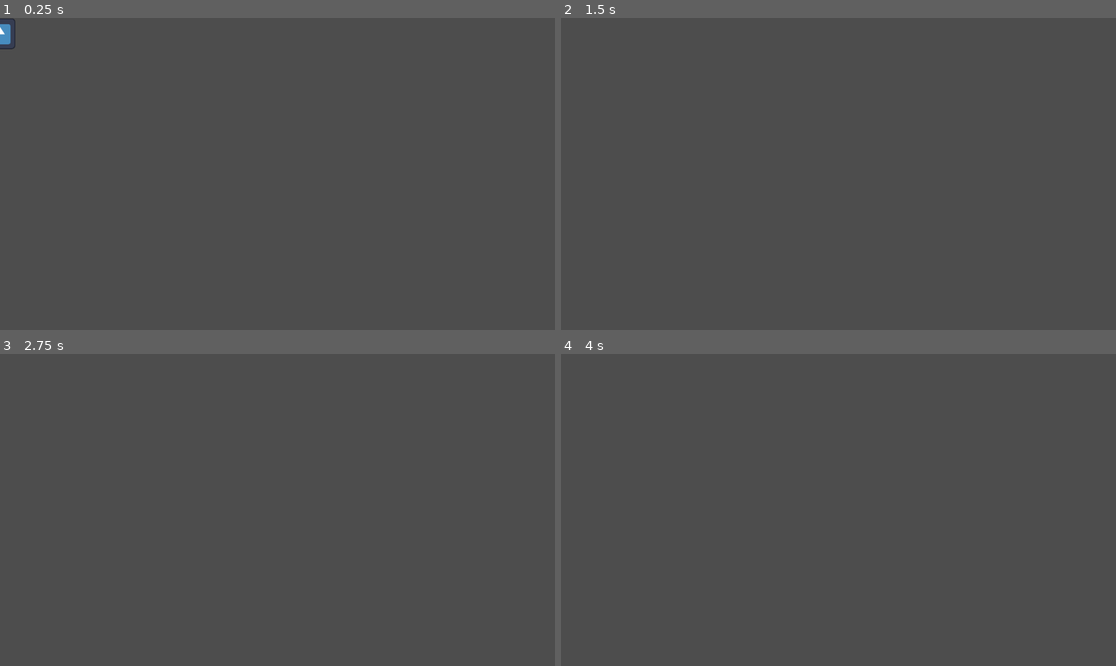
Above: before the commit, frames 1-4 (two rows, left to right).
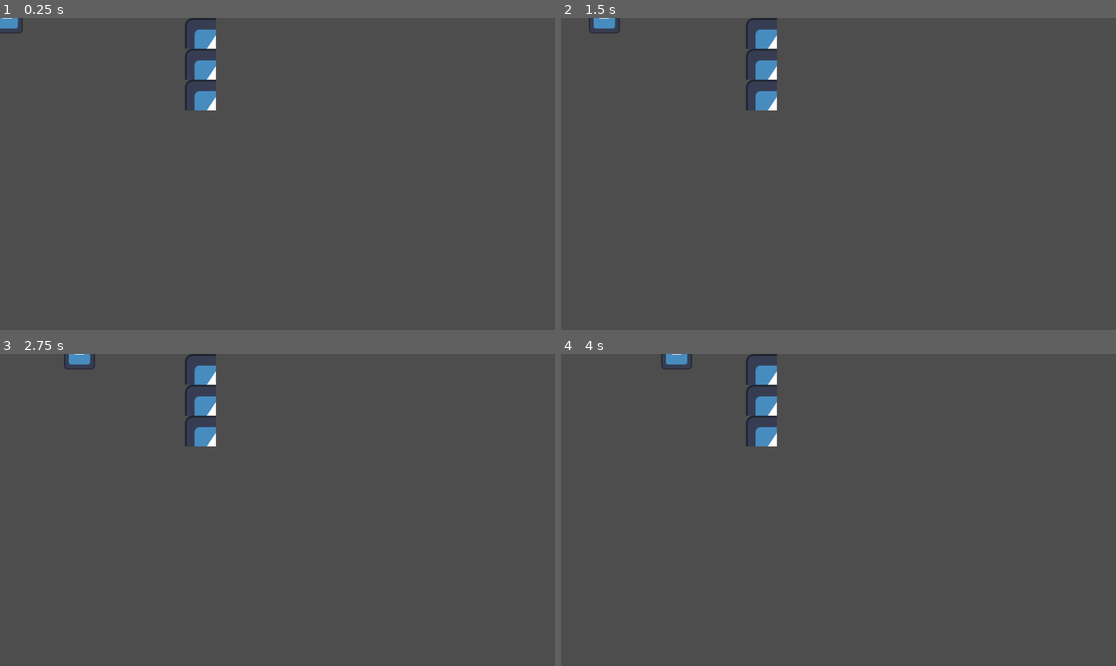
Above: after the commit, the same moments.

Repository: Will-Cupa/curvy-blast
Game: Godot game, scene res://scenes/tutoriel.tscn
Two runs of this game, one before a commit and one after it. Both use one fixed random seed, a clock stepped at 60 frames per second and the inputs below. Before the commit the project starts from res://scenes/player.tscn. The engine's default icon, where the game draws it, is replaced by a stand-in: a white triangle on a blue panel in a dark square.
Inputs:
- Up to frame 1 (0.25 s): no input
- Up to frame 2 (1.5 s): tap Enter (ui_accept) at 0.5, 0.6, 0.77, 1.07, 1.35 s; hold Right (ui_right) from 0.53 s (still down)
- Up to frame 3 (2.75 s): tap Enter (ui_accept) at 1.52, 1.82, 2.1 s; release Right (ui_right) at 2.03 s; hold Left (ui_left) from 2.03 s (still down)
- Up to frame 4 (4 s): release Left (ui_left) at 2.78 s; hold Right (ui_right) from 2.78 s (still down); tap Enter (ui_accept) at 2.85, 3.02, 3.32, 3.6, 3.77 s

The runs differ from the first frame. In frame 1, 1.1% of the frame differs, in the area x 0-39%, y 0-30%; in frame 2, 1.1%; in frame 3, 1.1%; in frame 4, 1.1%.

Commit message:
ajout du mouvement du perso

Diff:
--- a/curvy-blast-the-game/project.godot
+++ b/curvy-blast-the-game/project.godot
@@ -11,7 +11,7 @@
 [application]
 
 config/name="Curvy blast the game"
-run/main_scene="res://scenes/player.tscn"
+run/main_scene="res://scenes/tutoriel.tscn"
 config/features=PackedStringArray("4.2", "Forward Plus")
 config/icon="res://assets/icon.svg"
 
--- a/curvy-blast-the-game/scenes/player.tscn
+++ b/curvy-blast-the-game/scenes/player.tscn
@@ -1,7 +1,10 @@
-[gd_scene load_steps=3 format=3 uid="uid://cjyn8on0dme0a"]
+[gd_scene load_steps=4 format=3 uid="uid://cjyn8on0dme0a"]
 
 [ext_resource type="Script" path="res://scripts/player.gd" id="1_dt2iw"]
 [ext_resource type="Texture2D" uid="uid://b6tvn3hbwbx6f" path="res://assets/icon.svg" id="1_gky4p"]
+
+[sub_resource type="CircleShape2D" id="CircleShape2D_ib2r7"]
+radius = 32.0156
 
 [node name="CharacterBody2D" type="CharacterBody2D"]
 script = ExtResource("1_dt2iw")
@@ -13,3 +16,4 @@
 [node name="AnimatedSprite2D" type="AnimatedSprite2D" parent="."]
 
 [node name="CollisionShape2D" type="CollisionShape2D" parent="."]
+shape = SubResource("CircleShape2D_ib2r7")
--- a/curvy-blast-the-game/scenes/tutoriel.tscn
+++ b/curvy-blast-the-game/scenes/tutoriel.tscn
@@ -1,11 +1,37 @@
-[gd_scene load_steps=2 format=3 uid="uid://gdlet1u2gkvm"]
+[gd_scene load_steps=5 format=3 uid="uid://gdlet1u2gkvm"]
 
+[ext_resource type="Texture2D" uid="uid://b6tvn3hbwbx6f" path="res://assets/icon.svg" id="1_dnt8h"]
 [ext_resource type="PackedScene" uid="uid://cjyn8on0dme0a" path="res://scenes/player.tscn" id="1_qapnw"]
+
+[sub_resource type="TileSetAtlasSource" id="TileSetAtlasSource_c6fg3"]
+texture = ExtResource("1_dnt8h")
+texture_region_size = Vector2i(64, 64)
+0:0/0 = 0
+0:0/0/physics_layer_0/linear_velocity = Vector2(0, 0)
+0:0/0/physics_layer_0/angular_velocity = 0.0
+0:0/0/physics_layer_0/polygon_0/points = PackedVector2Array(-32, -32, 32, -32, 32, 32, -32, 32)
+1:0/0 = 0
+1:0/0/physics_layer_0/linear_velocity = Vector2(0, 0)
+1:0/0/physics_layer_0/angular_velocity = 0.0
+1:0/0/physics_layer_0/polygon_0/points = PackedVector2Array(-32, -32, 32, -32, 32, 32, -32, 32)
+0:1/0 = 0
+0:1/0/physics_layer_0/linear_velocity = Vector2(0, 0)
+0:1/0/physics_layer_0/angular_velocity = 0.0
+1:1/0 = 0
+1:1/0/physics_layer_0/linear_velocity = Vector2(0, 0)
+1:1/0/physics_layer_0/angular_velocity = 0.0
+
+[sub_resource type="TileSet" id="TileSet_ssfd8"]
+tile_size = Vector2i(64, 64)
+physics_layer_0/collision_layer = 1
+sources/0 = SubResource("TileSetAtlasSource_c6fg3")
 
 [node name="Tutoriel" type="Node2D"]
 
 [node name="TileMap" type="TileMap" parent="."]
+tile_set = SubResource("TileSet_ssfd8")
 format = 2
+layer_0/tile_data = PackedInt32Array(-131066, 0, 0, -65530, 0, 0, 6, 0, 0, 65542, 0, 0, 131078, 0, 0)
 
 [node name="CharacterBody2D" parent="." instance=ExtResource("1_qapnw")]
 unique_name_in_owner = true
--- a/curvy-blast-the-game/scripts/player.gd
+++ b/curvy-blast-the-game/scripts/player.gd
@@ -7,22 +7,56 @@
 # Get the gravity from the project settings to be synced with RigidBody nodes.
 var gravity = ProjectSettings.get_setting("physics/2d/default_gravity")
 
+var expression = Expression.new()
+var cannoned = true
+
+func calcule(f):
+	var error = expression.parse(f)
+	if error != OK:
+		#print(expression.get_error_text())
+		return
+	var result = expression.execute()
+	if not expression.has_execute_failed():
+		return result
+
+func shoot(f):
+	var error = expression.parse(f)
+	if error == OK:
+		cannoned = true
+
 
 func _physics_process(delta):
-	# Add the gravity.
-	if not is_on_floor():
-		velocity.y += gravity * delta
 
-	# Handle jump.
-	if Input.is_action_just_pressed("ui_accept") and is_on_floor():
-		velocity.y = JUMP_VELOCITY
 
-	# Get the input direction and handle the movement/deceleration.
-	# As good practice, you should replace UI actions with custom gameplay actions.
-	var direction = Input.get_axis("ui_left", "ui_right")
-	if direction:
-		velocity.x = direction * SPEED
+	if(cannoned):
+		position.x += 1
+
+		#var res = calcule(str(position.x) + "+2");
+		var res = calcule("( ");
+		if (res != null):
+			position.y = res
+
+
+		var collision = move_and_collide(velocity * delta,true)
+
+		if (collision):
+			cannoned = false
+			print("ok")
+
 	else:
-		velocity.x = move_toward(velocity.x, 0, SPEED)
+		# Add the gravity.
+		if not is_on_floor():
+			velocity.y += gravity * delta
+		# Handle jump.
+		if Input.is_action_just_pressed("ui_accept") and is_on_floor():
+			velocity.y = JUMP_VELOCITY
 
-	move_and_slide()
+		# Get the input direction and handle the movement/deceleration.
+		# As good practice, you should replace UI actions with custom gameplay actions.
+		var direction = Input.get_axis("ui_left", "ui_right")
+		if direction:
+			velocity.x = direction * SPEED
+		else:
+			velocity.x = move_toward(velocity.x, 0, SPEED)
+
+		move_and_slide()
